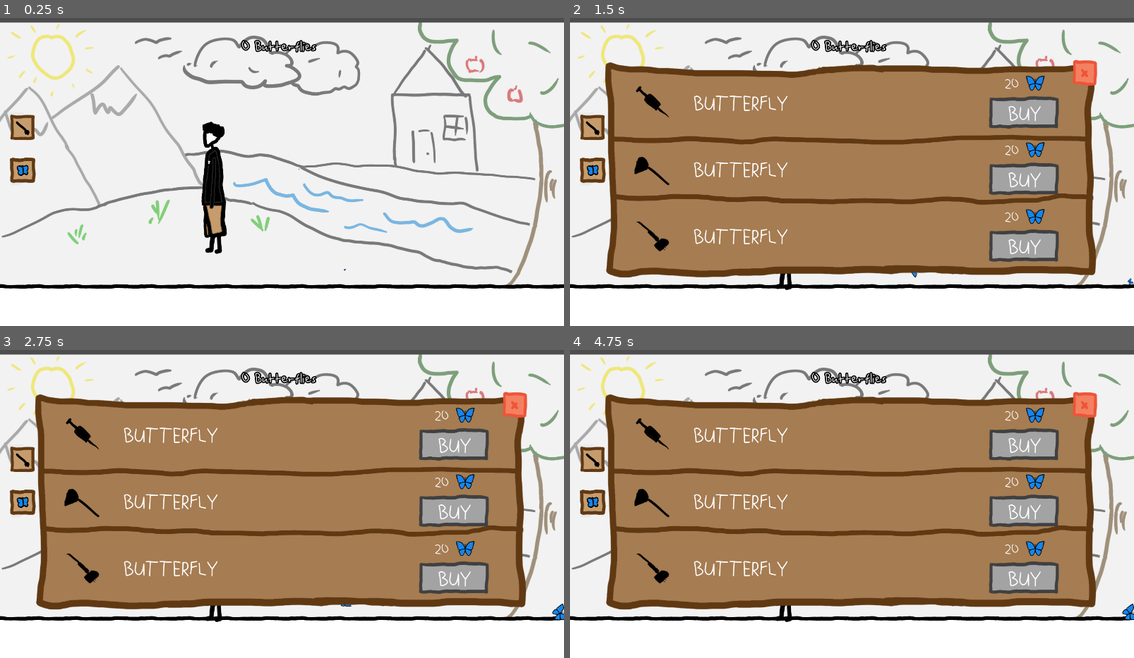
Above: before the commit, frames 1-4 (two rows, left to right).
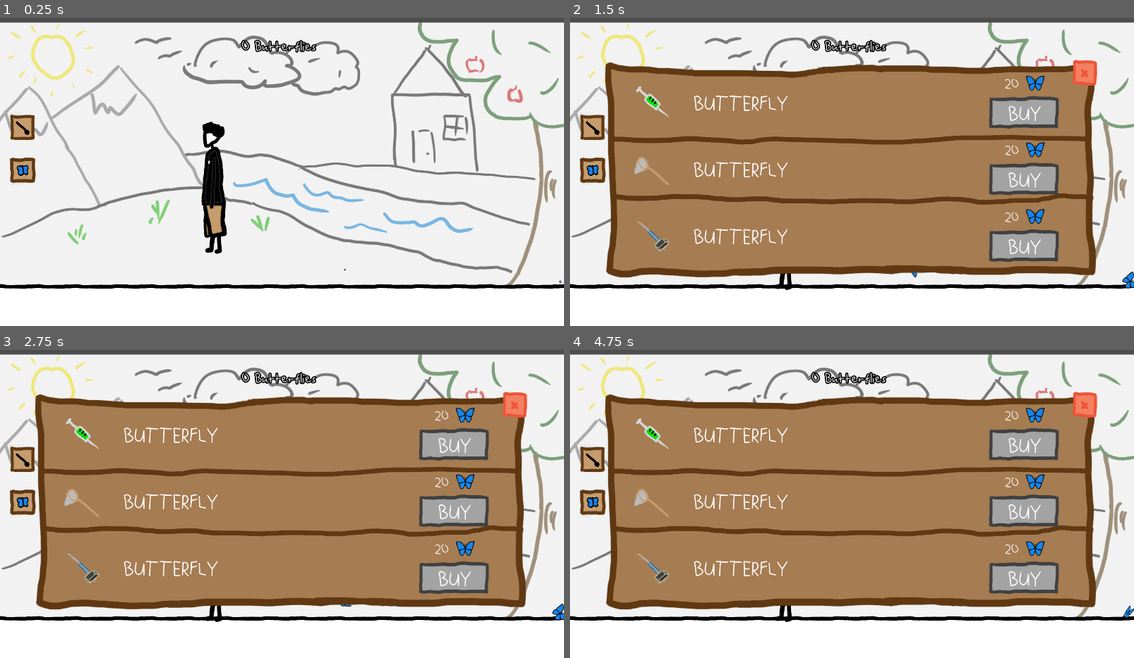
Above: after the commit, the same moments.

Repository: Wish-Granted/Godot-1st-Anniversary-Game
Game: Godot game, scene res://internal/butterflies/Scenes/game_butterfly.tscn
Same seed, same stepped clock (60 frames per second), same inputs: the game is played once before the commit and once after it.
Inputs (mouse positions are in pixels of both pictures, inside the frame that each line leads up to):
- Up to frame 1 (0.25 s): no input
- Up to frame 2 (1.5 s): click (592, 135) at 0.5 s; click (592, 168) at 1.25 s
- Up to frame 3 (2.75 s): click (90, 433) at 2.02 s
- Up to frame 4 (4.75 s): click "BUTTERFLY" at 2.75 s; click "BUY" at 3.5 s; click (660, 433) at 4.27 s

The runs differ from the first frame. In frame 1, less than 0.1% of the frame differs, in the area x 99-100%, y 85-87%; in frame 2, 0.5%, in the area x 11-100%, y 22-88%; in frame 3, 0.4%; in frame 4, 0.5%.

Commit message:
Arm shop functionality
Teaked butterfly spawning - all butterflies to scene before making visible
Added arm shop functionality

Diff:
--- a/internal/butterflies/Scenes/shop.tscn
+++ b/internal/butterflies/Scenes/shop.tscn
@@ -46,7 +46,7 @@
 
 [sub_resource type="ShaderMaterial" id="ShaderMaterial_bu4i4"]
 shader = ExtResource("2_sclc0")
-shader_parameter/onoff = 1.0
+shader_parameter/onoff = 0.0
 
 [sub_resource type="ShaderMaterial" id="ShaderMaterial_awqns"]
 shader = ExtResource("7_ocfam")
@@ -54,7 +54,7 @@
 
 [sub_resource type="ShaderMaterial" id="ShaderMaterial_ebap1"]
 shader = ExtResource("2_sclc0")
-shader_parameter/onoff = 1.0
+shader_parameter/onoff = 0.0
 
 [sub_resource type="ShaderMaterial" id="ShaderMaterial_7bsey"]
 shader = ExtResource("7_ocfam")
@@ -62,7 +62,7 @@
 
 [sub_resource type="ShaderMaterial" id="ShaderMaterial_quucq"]
 shader = ExtResource("2_sclc0")
-shader_parameter/onoff = 1.0
+shader_parameter/onoff = 0.0
 
 [sub_resource type="ShaderMaterial" id="ShaderMaterial_40pah"]
 shader = ExtResource("7_ocfam")
@@ -85,6 +85,7 @@
 script = ExtResource("2_3hl3v")
 
 [node name="Shop Arm" type="VBoxContainer" parent="." unique_id=1479769369]
+visible = false
 layout_mode = 0
 offset_left = 120.0
 offset_top = 75.0
@@ -92,6 +93,7 @@
 offset_bottom = 740.0
 
 [node name="Arm1" type="HBoxContainer" parent="Shop Arm" unique_id=965826266]
+custom_minimum_size = Vector2(1456, 197)
 layout_mode = 2
 
 [node name="Icon" type="TextureButton" parent="Shop Arm/Arm1" unique_id=979921701]
@@ -153,7 +155,7 @@
 label_settings = SubResource("LabelSettings_tgn1t")
 
 [node name="Arm2" type="HBoxContainer" parent="Shop Arm" unique_id=934850959]
-custom_minimum_size = Vector2(0, 250)
+custom_minimum_size = Vector2(1456, 250)
 layout_mode = 2
 
 [node name="Icon" type="TextureButton" parent="Shop Arm/Arm2" unique_id=1345678204]
@@ -216,6 +218,7 @@
 label_settings = SubResource("LabelSettings_tgn1t")
 
 [node name="Arm3" type="HBoxContainer" parent="Shop Arm" unique_id=691064532]
+custom_minimum_size = Vector2(1456, 197)
 layout_mode = 2
 
 [node name="Icon" type="TextureButton" parent="Shop Arm/Arm3" unique_id=1286742417]
@@ -284,7 +287,7 @@
 offset_bottom = 272.0
 
 [node name="Upgrade1" type="HBoxContainer" parent="Shop Butterfly" unique_id=714616927]
-custom_minimum_size = Vector2(0, 120)
+custom_minimum_size = Vector2(1456, 197)
 layout_mode = 2
 
 [node name="Icon" type="TextureButton" parent="Shop Butterfly/Upgrade1" unique_id=1531337351]
@@ -346,7 +349,7 @@
 label_settings = SubResource("LabelSettings_tgn1t")
 
 [node name="Upgrade2" type="HBoxContainer" parent="Shop Butterfly" unique_id=952167197]
-custom_minimum_size = Vector2(0, 250)
+custom_minimum_size = Vector2(1456, 250)
 layout_mode = 2
 
 [node name="Icon" type="TextureButton" parent="Shop Butterfly/Upgrade2" unique_id=1054972401]
@@ -409,6 +412,7 @@
 label_settings = SubResource("LabelSettings_tgn1t")
 
 [node name="Upgrade3" type="HBoxContainer" parent="Shop Butterfly" unique_id=754467611]
+custom_minimum_size = Vector2(1456, 197)
 layout_mode = 2
 
 [node name="Icon" type="TextureButton" parent="Shop Butterfly/Upgrade3" unique_id=1048533642]
@@ -479,4 +483,7 @@
 expand_icon = true
 
 [connection signal="focus_exited" from="." to="." method="_on_focus_exited"]
+[connection signal="pressed" from="Shop Arm/Arm1/CostBuy/Buy_Button" to="." method="_on_arm1_buy_button_pressed"]
+[connection signal="pressed" from="Shop Arm/Arm2/CostBuy/Buy_Button" to="." method="_on_arm2_buy_button_pressed"]
+[connection signal="pressed" from="Shop Arm/Arm3/CostBuy/Buy_Button" to="." method="_on_arm3_buy_button_pressed"]
 [connection signal="pressed" from="Close Button" to="." method="_on_close_button_pressed"]
--- a/internal/butterflies/Scripts/butterfly_spawner.gd
+++ b/internal/butterflies/Scripts/butterfly_spawner.gd
@@ -10,8 +10,8 @@
 
 var total_alive_butterflies = 0
 var total_butterflies_spawned = 0
-var time_between_waves := 1
-var number_of_butterflies_each_wave := 1
+var time_between_waves := 5
+var number_of_butterflies_each_wave := 2
 var max_butterflies = number_of_butterflies_each_wave * 5
 
 func _ready() -> void:
@@ -25,6 +25,7 @@
 	do_wave_loop()
 
 func spawn_butterfly_wave():
+	var new_butterflies = []
 	for butterfly in range(number_of_butterflies_each_wave):
 		var spawn_position = Vector2()
 		spawn_position.x = randi_range(0, width)
@@ -35,8 +36,13 @@
 		new_butterfly.name = "butterfly_" + str(total_butterflies_spawned)
 		new_butterfly.position = spawn_position
 		new_butterfly.rotation_degrees = randi_range(0,360)
+		new_butterfly.visible = false
+		new_butterflies.append(new_butterfly)
 		butterflies.add_child(new_butterfly)
 		total_butterflies_spawned += 1
+
+	for butterfly in new_butterflies:
+		butterfly.visible = true
 
 func do_wave_loop():
 	if total_alive_butterflies < max_butterflies:
--- a/internal/butterflies/Scripts/player.gd
+++ b/internal/butterflies/Scripts/player.gd
@@ -8,6 +8,7 @@
 
 @onready var butterfly_spawner := $"../Butterfly Spawner"
 
+@onready var shop := $"../shop"
 @onready var score_bar := $"../Score_Bar"
 
 var arm_ready := true
@@ -17,8 +18,7 @@
 const JUMP_VELOCITY = -1600
 
 func _ready() -> void:
-	sprite_arm.play("arm_%s" %arm_level)
-	animation_player_arm_collision.play("arm_%s" %arm_level)
+	update_arm_sprite(arm_level)
 
 func _physics_process(delta: float) -> void:
 	if not is_on_floor():
@@ -51,7 +51,7 @@
 
 func _process(_delta: float) -> void:
 
-	if Input.is_action_pressed("Left Click"):
+	if Input.is_action_pressed("Left Click") and shop.visible == false:
 		do_arm_movement()
 	else:
 		sprite_arm.rotation_degrees = 0
@@ -69,10 +69,14 @@
 	if sprite_body.animation == "run":
 		sprite_arm.position.y = ARM_Y_POSITION_BY_FRAME_WHEN_WALKING[sprite_body.frame]
 
-
 func _on_arm_area_body_entered(body: Node2D) -> void:
 	print("player touched: ", body.name)
-	if "butterfly" in body.name:
+	if "butterfly" in body.name and Input.is_action_pressed("Left Click") and shop.visible == false:
 		score_bar.update_score(1)
 		butterfly_spawner.total_alive_butterflies -= 1
 		body.queue_free()
+
+func update_arm_sprite(new_arm_level: int) -> void:
+	arm_level = new_arm_level
+	sprite_arm.play("arm_%s" %arm_level)
+	animation_player_arm_collision.play("arm_%s" %arm_level)
--- a/internal/butterflies/Scripts/score_bar.gd
+++ b/internal/butterflies/Scripts/score_bar.gd
@@ -8,8 +8,9 @@
 const butterfly_icon = preload("res://internal/butterflies/Assests/butterfly_icon.png")
 
 @onready var shop_buttons := $"../Shop_Buttons"
+@onready var shop := $"../shop"
 
-var total_butterflies_collected = 0
+var current_butterfly_count = 0
 
 func _ready() -> void:
 	update_score(0)
@@ -23,29 +24,30 @@
 			rect.expand_mode = TextureRect.EXPAND_KEEP_SIZE
 			butterfly_display.add_child(rect)
 	elif delta_butterflies < 0:
-		for i in range(delta_butterflies):
-			butterfly_display.get_child(0).queue_free()
+		for i in range(delta_butterflies*-1):
+			print("killed")
+			butterfly_display.get_child(0).free()
 
-	total_butterflies_collected += delta_butterflies
-	butterfly_counter.text = str(total_butterflies_collected) + " Butterflies "
+	current_butterfly_count += delta_butterflies
+	butterfly_counter.text = str(current_butterfly_count) + " Butterflies "
 
 	# 2. Calculate spacing
-	var total_uncompressed_width = total_butterflies_collected * icon_width
+	var total_uncompressed_width = current_butterfly_count * icon_width
 
 	if total_uncompressed_width > max_width:
 		# Formula for negative separation to fit within max_width:
 		# (max_width - (icon_width * count)) / (count - 1)
-		if total_butterflies_collected > 1:
-			var overlap = (max_width - total_uncompressed_width) / (total_butterflies_collected - 1)
+		if current_butterfly_count > 1:
+			var overlap = (max_width - total_uncompressed_width) / (current_butterfly_count - 1)
 			butterfly_display.add_theme_constant_override("separation", int(overlap))
 	else:
 		# Reset to default spacing if under the limit
 		butterfly_display.add_theme_constant_override("separation", 0)
 
-	if total_butterflies_collected == 5:
+	if current_butterfly_count == 5:
 		shop_buttons.show_shop_button("arm")
-	elif total_butterflies_collected == 10:
+	elif current_butterfly_count == 10:
 		shop_buttons.show_shop_button("butterfly")
 
-	#print(total_butterflies_collected)
-	return total_butterflies_collected
+	#print(current_butterfly_count)
+	return current_butterfly_count
--- a/internal/butterflies/Scripts/shop.gd
+++ b/internal/butterflies/Scripts/shop.gd
@@ -3,7 +3,11 @@
 @onready var shop_arm = $"Shop Arm"
 @onready var shop_buttefly = $"Shop Butterfly"
 
-var shop_elements: Dictionary
+@onready var score_bar = $"../Score_Bar"
+
+@onready var player = $"../Player"
+
+var shop_elements: Dictionary[String, Dictionary]
 
 func _ready() -> void:
 	init_element_dictionary()
@@ -15,18 +19,21 @@
 			"container"   : $"Shop Arm/Arm1",
 			"icon"        : $"Shop Arm/Arm1/Icon",
 			"cost_and_buy": $"Shop Arm/Arm1/CostBuy",
+			"cost"        : $"Shop Arm/Arm1/CostBuy/HBoxContainer/Cost",
 			"buy_button"  : $"Shop Arm/Arm1/CostBuy/Buy_Button"
 		},
 		"2": {
 			"container"   : $"Shop Arm/Arm2",
 			"icon"        : $"Shop Arm/Arm2/Icon",
 			"cost_and_buy": $"Shop Arm/Arm2/CostBuy",
+			"cost"        : $"Shop Arm/Arm2/CostBuy/HBoxContainer/Cost",
 			"buy_button"  : $"Shop Arm/Arm2/CostBuy/Buy_Button"
 		},
 		"3": {
 			"container"   : $"Shop Arm/Arm3",
 			"icon"        : $"Shop Arm/Arm3/Icon",
 			"cost_and_buy": $"Shop Arm/Arm3/CostBuy",
+			"cost"        : $"Shop Arm/Arm3/CostBuy/HBoxContainer/Cost",
 			"buy_button"  : $"Shop Arm/Arm3/CostBuy/Buy_Button"
 		}
 	},
@@ -35,24 +42,28 @@
 			"container"   : $"Shop Butterfly/Upgrade1",
 			"icon"        : $"Shop Butterfly/Upgrade1/Icon",
 			"cost_and_buy": $"Shop Butterfly/Upgrade1/CostBuy",
+			"cost"        : $"Shop Butterfly/Upgrade1/CostBuy/HBoxContainer/Cost",
 			"buy_button"  : $"Shop Butterfly/Upgrade1/CostBuy/Buy_Button"
 		},
 		"upgrade2": {
 			"container"   : $"Shop Butterfly/Upgrade2",
 			"icon"        : $"Shop Butterfly/Upgrade2/Icon",
 			"cost_and_buy": $"Shop Butterfly/Upgrade2/CostBuy",
+			"cost"        : $"Shop Butterfly/Upgrade2/CostBuy/HBoxContainer/Cost",
 			"buy_button"  : $"Shop Butterfly/Upgrade2/CostBuy/Buy_Button"
 		},
 		"upgrade3": {
 			"container"   : $"Shop Butterfly/Upgrade3",
 			"icon"        : $"Shop Butterfly/Upgrade3/Icon",
 			"cost_and_buy": $"Shop Butterfly/Upgrade3/CostBuy",
+			"cost"        : $"Shop Butterfly/Upgrade3/CostBuy/HBoxContainer/Cost",
 			"buy_button"  : $"Shop Butterfly/Upgrade3/CostBuy/Buy_Button"
 		}
 	}
 }
 
 func open_shop(shop: String) -> void:
+	update_shop(shop)
 	self.visible = true
 	if shop == "arm":
 		shop_arm.visible = true
@@ -79,3 +90,42 @@
 	var element_shader = element.material as ShaderMaterial
 	var onoff = element_shader.get_shader_parameter("onoff")
 	element_shader.set_shader_parameter("onoff", 0.0 if onoff == 1.0 else 1.0)
+
+func set_shader(element, shader_on: bool) -> void:
+	var element_shader = element.material as ShaderMaterial
+	element_shader.set_shader_parameter("onoff", 1.0 if shader_on else 0.0)
+
+func update_shop(shop: String) -> void:
+	for shop_item_name in shop_elements[shop]:
+		var shop_item = shop_elements[shop][shop_item_name]
+		if shop == "arm":
+			if int(shop_item_name) == player.arm_level:
+				set_shader(shop_item["icon"], false)
+				shop_item["cost_and_buy"].visible = false
+			elif int(shop_item_name) > player.arm_level+1:
+				shop_item["container"].visible = false
+			elif int(shop_item_name) <= player.arm_level+1:
+				shop_item["container"].visible = true
+
+		if score_bar.current_butterfly_count >= int(shop_item["cost"].text):
+			set_shader(shop_item["buy_button"], false)
+		else:
+			set_shader(shop_item["buy_button"], true)
+
+func _on_arm1_buy_button_pressed() -> void:
+	if score_bar.current_butterfly_count >= int(shop_elements["arm"]["1"]["cost"].text):
+		score_bar.update_score(-20)
+		player.update_arm_sprite(1)
+		update_shop("arm")
+
+func _on_arm2_buy_button_pressed() -> void:
+	if score_bar.current_butterfly_count >= int(shop_elements["arm"]["1"]["cost"].text):
+		score_bar.update_score(-100)
+		player.update_arm_sprite(1)
+		update_shop("arm")
+
+func _on_arm3_buy_button_pressed() -> void:
+	if score_bar.current_butterfly_count >= int(shop_elements["arm"]["1"]["cost"].text):
+		score_bar.update_score(-1000)
+		player.update_arm_sprite(1)
+		update_shop("arm")
